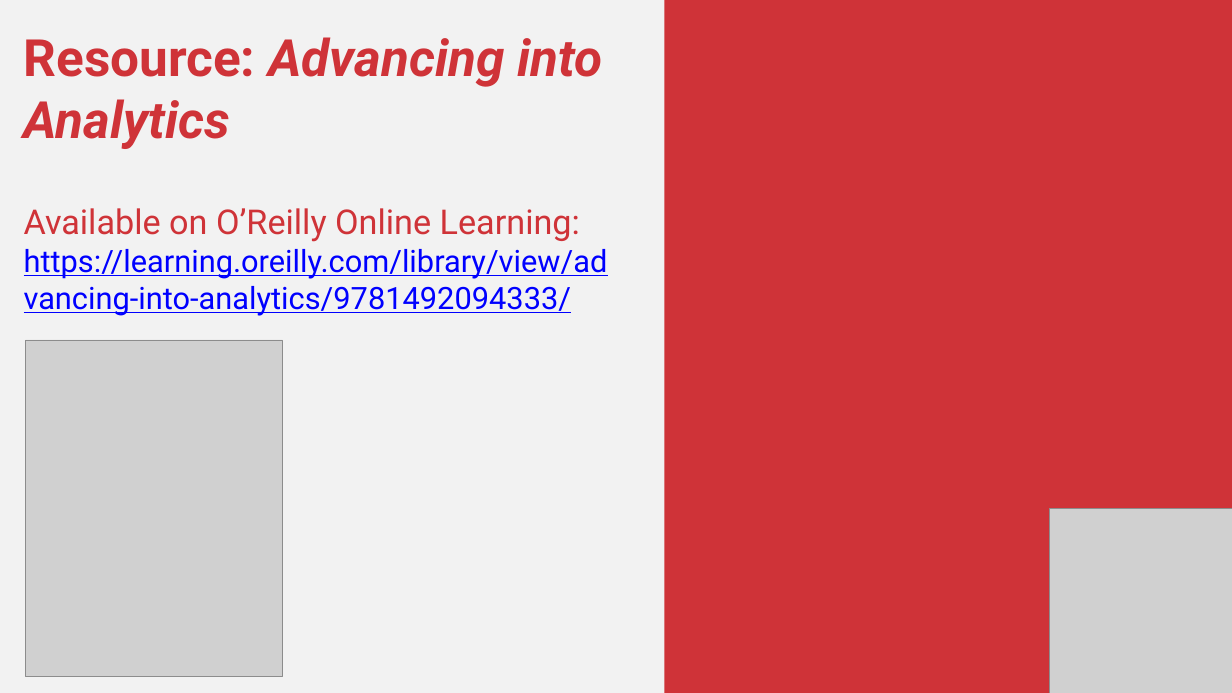
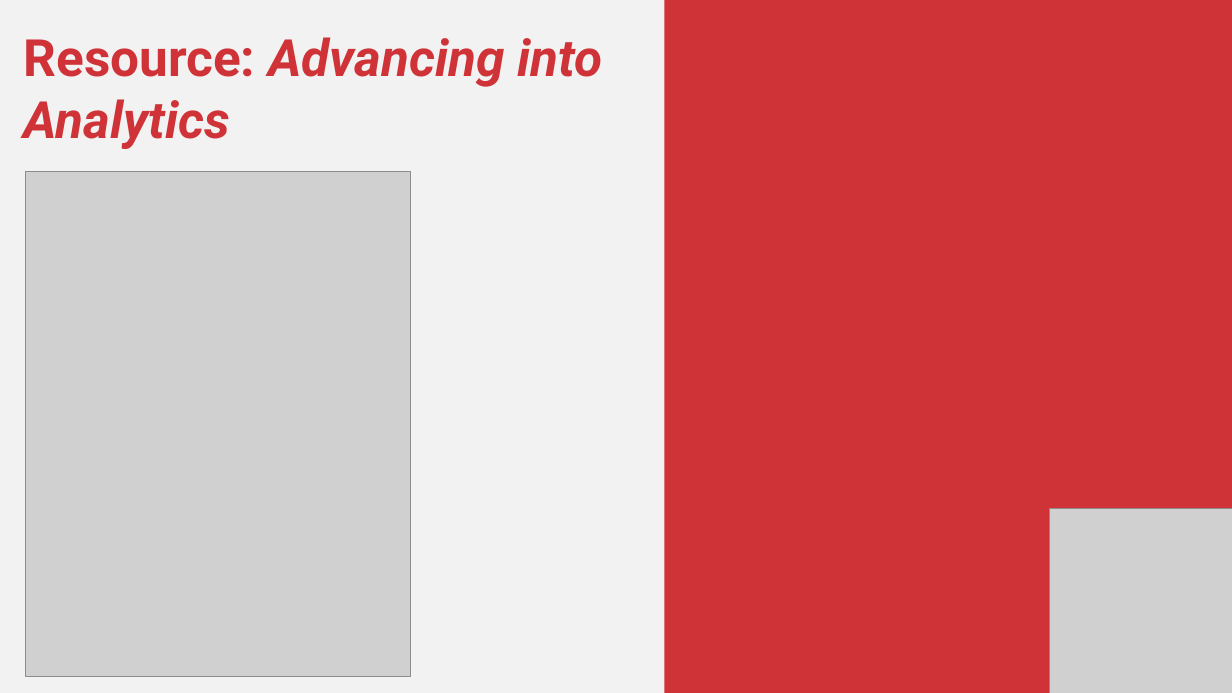
Before and after one commit to stringfestdata/fsm-intro-python-excel, a slide deck: slide 15 of fsm-intro-python-excel.pptx (slide 16 before the commit). Drawn at 1232x693 pixels with LibreOffice and Linux fonts; fonts in the diff are those of the drawing; grey boxes stand for pictures. Boxes give left, top, right and bottom in pixels: in the first picture for what was removed or moved away, otherwise in the second. Text is boxed around its words. In the diff, an @@ line names an element or a change of style, - is before the commit and + after.

```diff
--- a/fsm-intro-python-excel.pptx
+++ b/fsm-intro-python-excel.pptx
@@ picture resized from (x1=26, y1=340, x2=283, y2=677) to (x1=26, y1=171, x2=411, y2=676) @@
@@ text at (x1=24, y1=208, x2=608, y2=316): paragraph removed @@
-Available on O’Reilly Online Learning: https://learning.oreilly.com/library/view/advancing-into-analytics/9781492094333/
```
Also in this commit, not shown: 1 other slide changed, 1 slide added, 2 slides removed.
